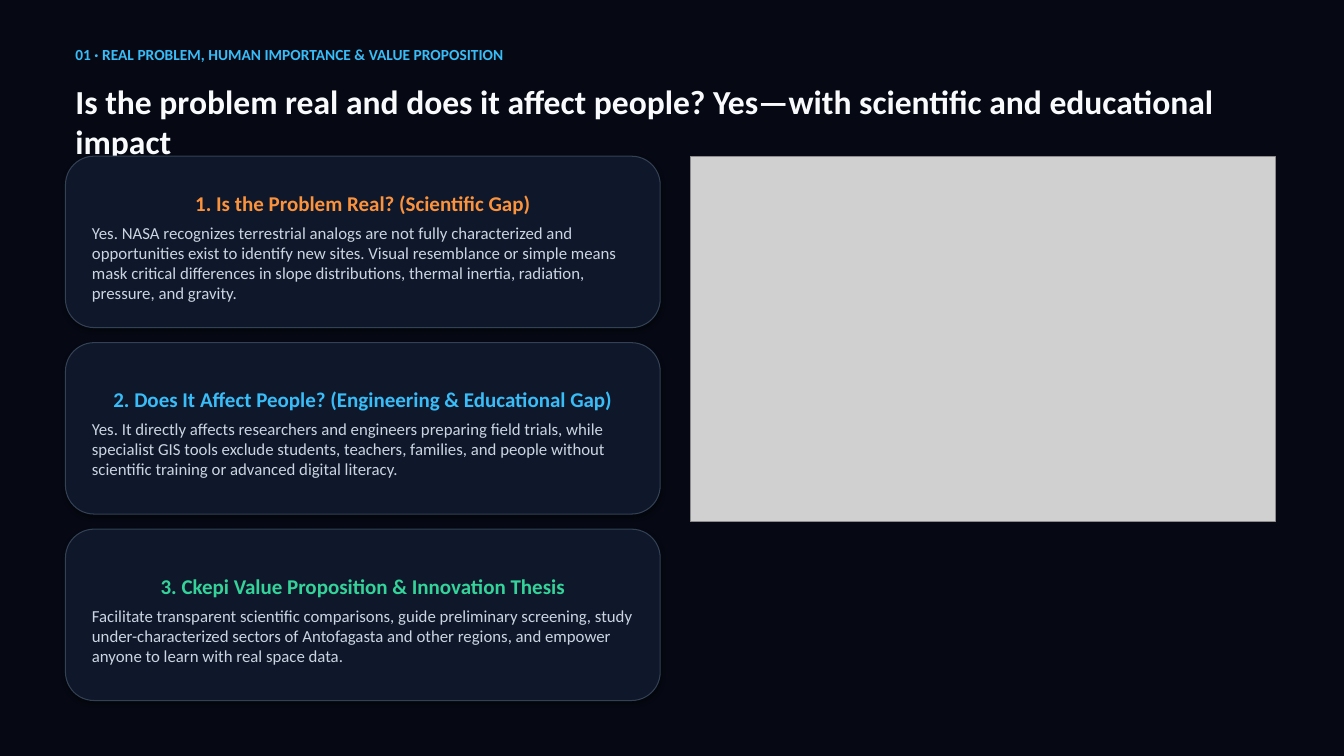
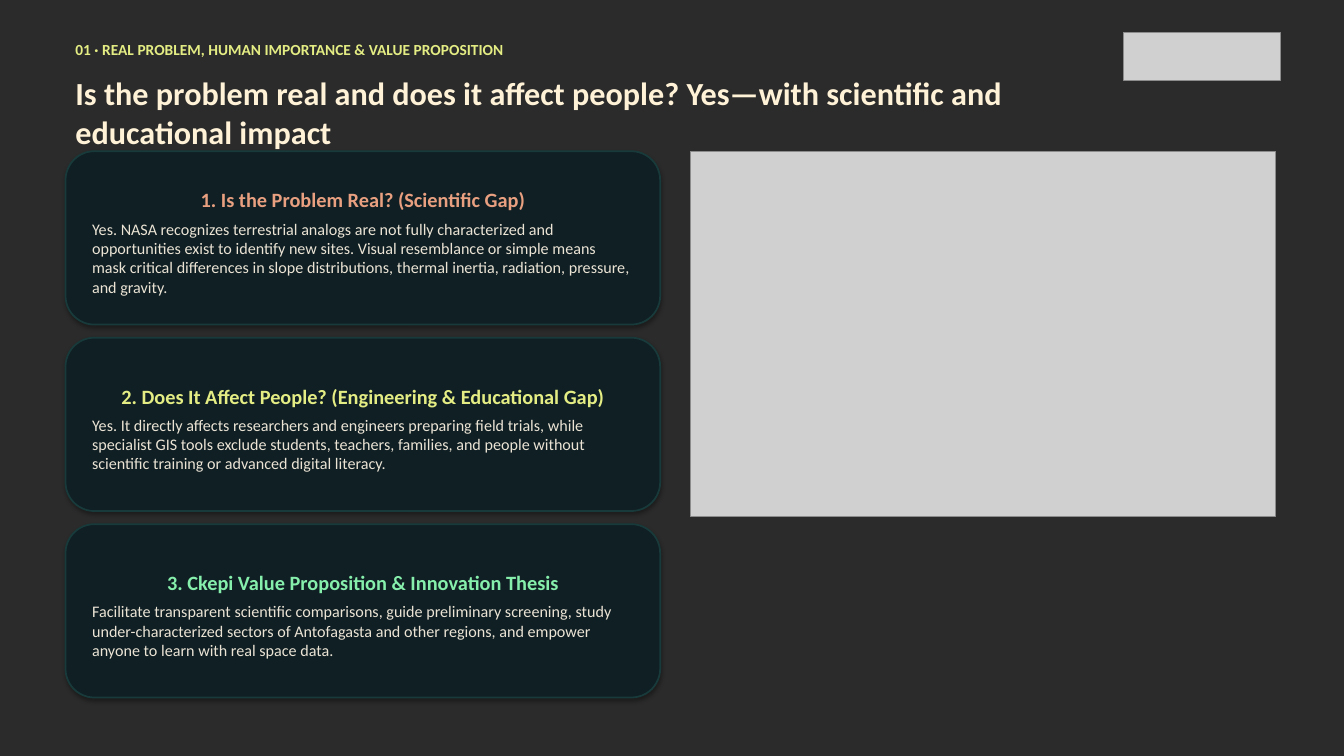
Before and after one commit to AnGeMoNs/Ckepi, a slide deck: slide 2 of docs/nehe/ckepi-pitch-en.pptx. Drawn at 1344x756 pixels with LibreOffice and Linux fonts; fonts in the diff are those of the drawing; grey boxes stand for pictures; background and template pictures are left out; a plain dark background stands for a picture behind light text. Boxes give left, top, right and bottom in pixels: in the first picture for what was removed or moved away, otherwise in the second. Text is boxed around its words. In the diff, an @@ line names an element or a change of style, - is before the commit and + after.

```diff
--- a/docs/nehe/ckepi-pitch-en.pptx
+++ b/docs/nehe/ckepi-pitch-en.pptx
@@ background #060913 to picture (left out) @@
@@ text "01 · REAL PROBLEM, HUMAN ..." at (x1=75, y1=45, x2=503, y2=57): text colour #38BDF8 to #E4ED83 @@
@@ picture added at (x1=1124, y1=32, x2=1280, y2=81) @@
@@ text "Is the problem real and ..." moved from (x1=75, y1=90, x2=1214, y2=120) to (x1=75, y1=82, x2=1001, y2=149) @@
@@ text "Is the problem real and ..." at (x1=75, y1=82, x2=1001, y2=149): size 24 to 23 pt, text colour #F8FAFC to #FFF2D7 @@
@@ rounded rectangle "1. Is the Problem Real? ..." at (x1=66, y1=151, x2=660, y2=325): size 15 to 14.5 pt, text colour #FB923C to #E8A080 in "1. Is the Problem Real? (Scientific Gap)"; size 12 to 11.5 pt, text colour #CBD5E1 to #EBE4D5 in "Yes. NASA recognizes terrestrial analogs are not ..."; fill #0F172A to #101F24; outline #334155 0.75 pt to #183A3A 1.25 pt @@
@@ 3 rounded rectangles, 1 picture moved together from (x1=66, y1=156, x2=1275, y2=701) to (x1=66, y1=151, x2=1275, y2=698) @@
@@ rounded rectangle "2. Does It Affect People? ..." at (x1=66, y1=338, x2=660, y2=511): size 15 to 14.5 pt, text colour #38BDF8 to #E4ED83 in "2. Does It Affect People? (Engineering & ..."; size 12 to 11.5 pt, text colour #CBD5E1 to #EBE4D5 in "Yes. It directly affects researchers and engineers ..."; fill #0F172A to #101F24; outline #334155 0.75 pt to #183A3A 1.25 pt @@
@@ rounded rectangle "3. Ckepi Value Proposition & ..." at (x1=66, y1=524, x2=660, y2=698): size 15 to 14.5 pt, text colour #34D399 to #86EFAC in "3. Ckepi Value Proposition & Innovation Thesis"; size 12 to 11.5 pt, text colour #CBD5E1 to #EBE4D5 in "Facilitate transparent scientific comparisons, guide prelimi ..."; fill #0F172A to #101F24; outline #334155 0.75 pt to #183A3A 1.25 pt @@
```
Also in this commit, not shown: 6 other slides changed, 29 other files.
